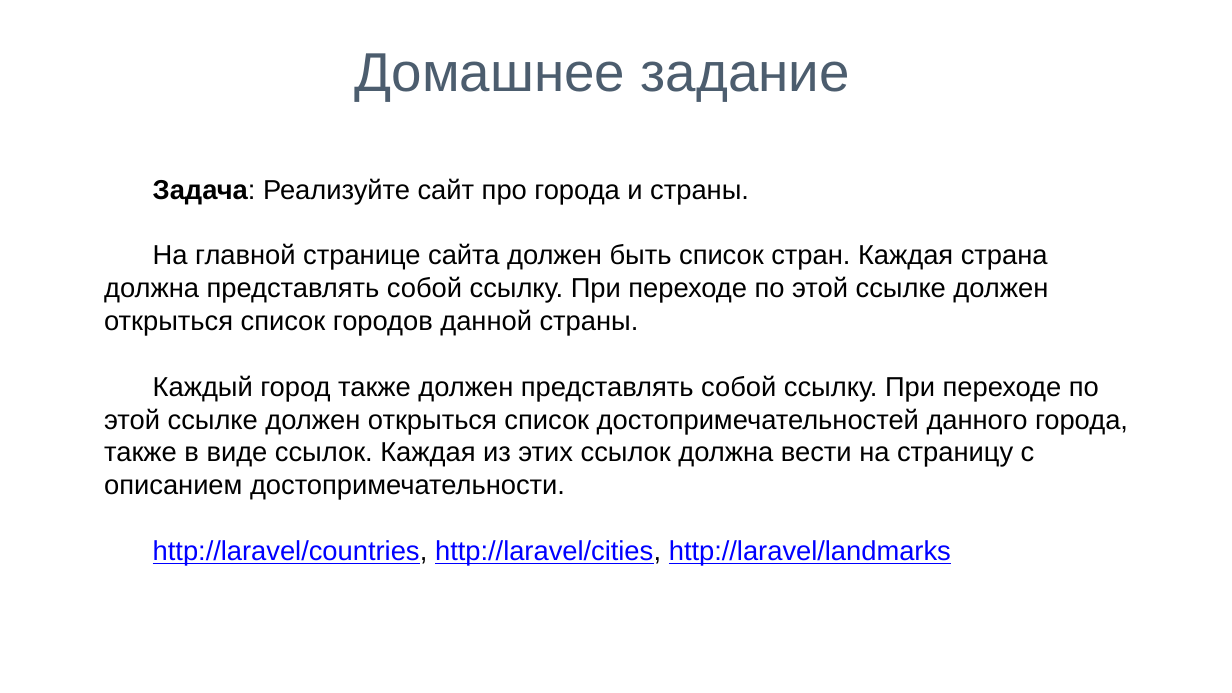
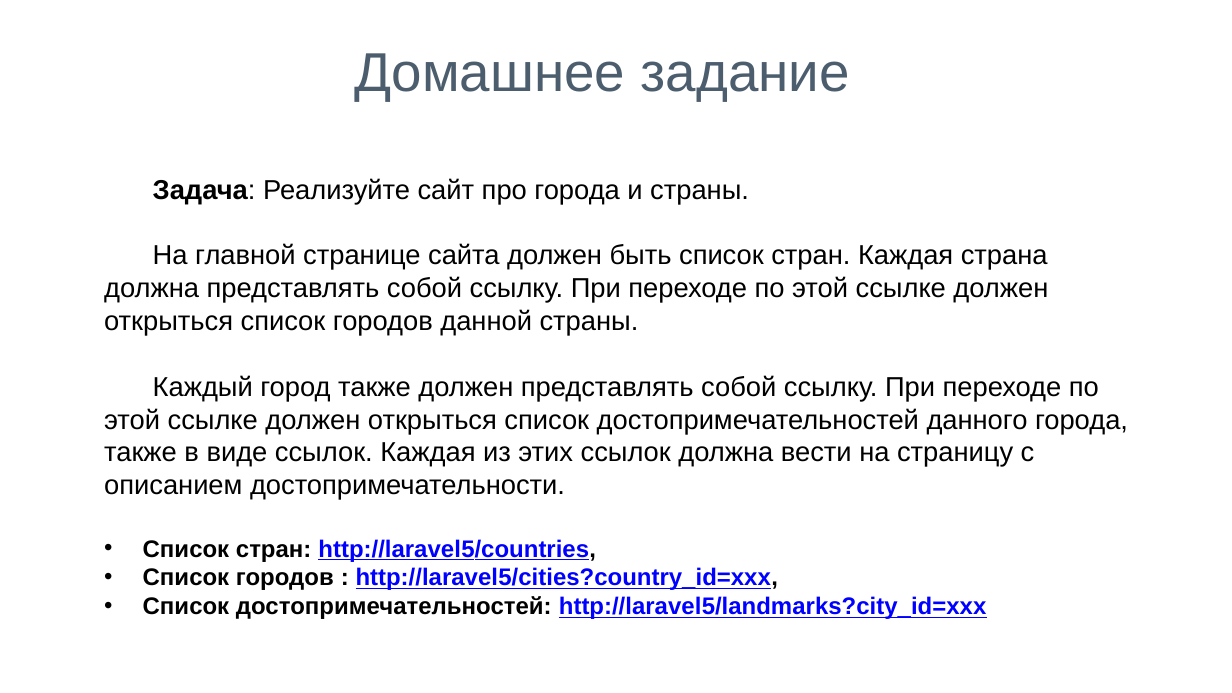
Before and after one commit to bahrom312/itstep-php, a slide deck: slide 3 of PHP - Урок 23 - PHP_Laravel-Pagination, Seeding-ДЗ.pptx. Drawn at 1232x693 pixels with LibreOffice and Linux fonts; fonts in the diff are those of the drawing. Boxes give left, top, right and bottom in pixels: in the first picture for what was removed or moved away, otherwise in the second. Text is boxed around its words. In the diff, an @@ line names an element or a change of style, - is before the commit and + after.

```diff
--- a/PHP - Урок 23 - PHP_Laravel-Pagination, Seeding-ДЗ.pptx
+++ b/PHP - Урок 23 - PHP_Laravel-Pagination, Seeding-ДЗ.pptx
@@ text at [143,539,986,619]: text changed; size 16 to 14 pt; bold on @@
-http://laravel/countries, http://laravel/cities, http://laravel/landmarks
+• Список стран: http://laravel5/countries,
+• Список городов : http://laravel5/cities?country_id=xxx,
+• Список достопримечательностей: http://laravel5/landmarks?city_id=xxx
```
Also in this commit, not shown: 8 other files.
